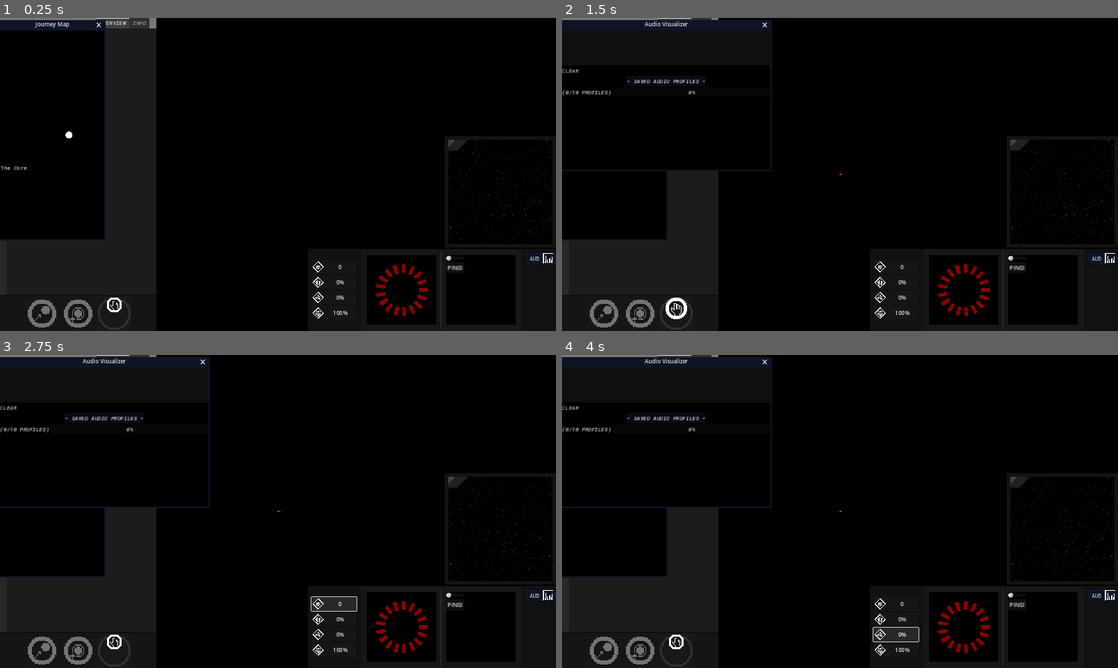
Above: before the commit, frames 1-4 (two rows, left to right).
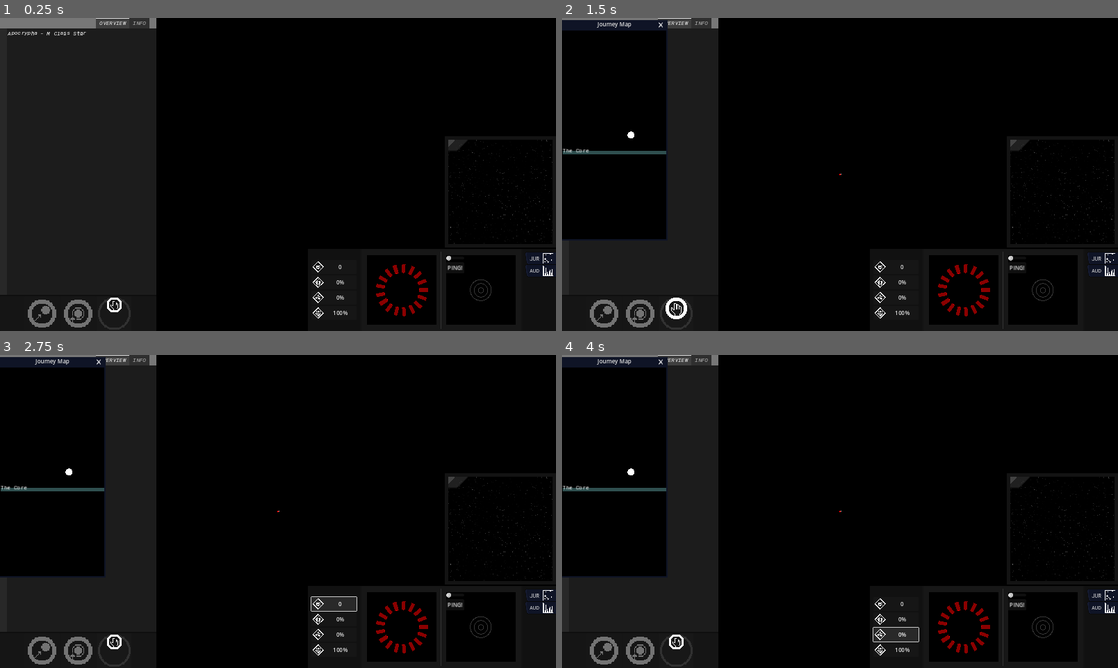
Above: after the commit, the same moments.

Repository: KermitGodFrog/Stellar-Cartography
Game: Godot game, scene res://Scenes/Game Master/gameMaster.tscn
Two runs of this game, one before a commit and one after it. Both use one fixed random seed, a clock stepped at 60 frames per second and the inputs below. Sound files missing from this copy of the repository are replaced by a short silence.
Inputs (mouse positions are in pixels of both pictures, inside the frame that each line leads up to):
- Up to frame 1 (0.25 s): no input
- Up to frame 2 (1.5 s): click (1101, 259) at 0.5 s, where only the run after the commit has a clickable "JUR"; click (678, 312) at 1.25 s
- Up to frame 3 (2.75 s): click "0" at 2 s
- Up to frame 4 (4 s): click "0%" at 2.75 s; click "0%" at 3.5 s

The runs differ from the first frame. In frame 1, 13% of the frame differs, in the area x 0-100%, y 0-91%; in frame 2, 4.1%; in frame 3, 4.1%; in frame 4, 4.1%.

Commit message:
Journey map changes and failure to fix console item error issue.

Diff:
--- a/Scenes/Game/game.gd
+++ b/Scenes/Game/game.gd
@@ -37,6 +37,7 @@
 	audio_visualizer.connect("removeSavedAudioProfile", _on_remove_saved_audio_profile)
 
 	system_map.connect("audioVisualizerPopup", _on_audio_visualizer_popup)
+	system_map.connect("journeyMapPopup", _on_journey_map_popup)
 
 	dialogue_manager.connect("addPlayerValue", _on_add_player_value)
 	dialogue_manager.connect("addPlayerHullStress", _on_add_player_hull_stress)
@@ -481,3 +482,8 @@
 	$station_window.popup()
 	get_tree().paused = true
 	pass
+
+func _on_journey_map_popup():
+	$journey_map_window.popup()
+	_on_add_console_item("Opening journey map.", Color("353535"), 50)
+	pass
--- a/Scenes/Journey Map/journey_map.gd
+++ b/Scenes/Journey Map/journey_map.gd
@@ -4,32 +4,43 @@
 
 var systems_traversed: int = 0
 var systems: Array = []
+var label_font = preload("res://Graphics/Fonts/RobotoMono Medium.ttf")
+var draw_landmarks: Dictionary = {"The Core": 50, "The Frontier": -1500, "The Abyss": -2625, "New Eden": -3325}
 
-var label_font = preload("res://Graphics/Fonts/RobotoMono Medium.ttf")
 
 func _ready():
 	connect("map_updated", _on_map_updated)
 	pass
 
+func _draw():
+	for system in systems:
+		var system_array_pos = systems.rfind(system)
+		if (system_array_pos != 0):
+			draw_dashed_line(system, systems[system_array_pos - 1], Color.GRAY, 7.0, 7.0, true)
+
+	for system in systems:
+		draw_circle(system, 10, Color.WHITE)
+
+
+
+	var lowest_pos = get_viewport_transform().x - get_viewport_transform().origin
+	var highest_pos = get_viewport_transform().x + get_viewport_transform().origin
+
+	for landmark in draw_landmarks:
+		draw_line(Vector2(lowest_pos.x, draw_landmarks.get(landmark)), Vector2(highest_pos.x, draw_landmarks.get(landmark)), Color.DARK_SLATE_GRAY, 10)
+		draw_string(label_font, Vector2(lowest_pos.x,draw_landmarks.get(landmark)), landmark, HORIZONTAL_ALIGNMENT_CENTER, -1, 16)
 
 
 
 
-func _draw():
-	for system in systems:
-		var system_array_pos = systems.rfind(system)
-
-		if (system_array_pos != 0):
-			draw_dashed_line(system, systems[system_array_pos - 1], Color.GRAY, 7.0, 7.0, true)
-
-		draw_circle(system, 10, Color.WHITE)
-
-	var lowest_pos = get_viewport_transform().x - get_viewport_transform().origin
 
 
-	draw_string(label_font, Vector2(lowest_pos.x,100), "The Core", HORIZONTAL_ALIGNMENT_CENTER, -1, 16)
-	draw_string(label_font, Vector2(lowest_pos.x,-1500), "The Frontier", HORIZONTAL_ALIGNMENT_CENTER, -1, 16)
-	draw_string(label_font, Vector2(lowest_pos.x,-2625), "The Abyss", HORIZONTAL_ALIGNMENT_CENTER, -1, 16)
+	#draw_string(label_font, Vector2(lowest_pos.x,50), "The Core", HORIZONTAL_ALIGNMENT_CENTER, -1, 16)
+	#draw_string(label_font, Vector2(lowest_pos.x,-1500), "The Frontier", HORIZONTAL_ALIGNMENT_CENTER, -1, 16)
+	#draw_string(label_font, Vector2(lowest_pos.x,-2625), "The Abyss", HORIZONTAL_ALIGNMENT_CENTER, -1, 16)
+	#draw_string(label_font, Vector2(lowest_pos.x,-3325), "New Eden", HORIZONTAL_ALIGNMENT_CENTER, -1, 16)
+
+
 
 
 	pass
@@ -46,3 +57,14 @@
 	systems.append(Vector2(global_data.get_randi(-100,100), -(systems_traversed * 100)))
 	emit_signal("map_updated")
 	pass
+
+
+
+
+
+
+
+
+func _on_journey_map_window_close_requested():
+	owner.hide()
+	pass
--- a/Scenes/Journey Map/journey_map.tscn
+++ b/Scenes/Journey Map/journey_map.tscn
@@ -9,6 +9,7 @@
 title = "Journey Map"
 position = Vector2i(0, 36)
 size = Vector2i(300, 600)
+visible = false
 theme = ExtResource("1_erjbd")
 
 [node name="journey_map" type="Node2D" parent="."]
@@ -17,3 +18,5 @@
 [node name="camera" type="Camera2D" parent="journey_map"]
 position_smoothing_enabled = true
 script = ExtResource("3_bcqlh")
+
+[connection signal="close_requested" from="." to="journey_map" method="_on_journey_map_window_close_requested"]
--- a/Scenes/Sonar Interface/sonar_interface.tscn
+++ b/Scenes/Sonar Interface/sonar_interface.tscn
@@ -1,6 +1,7 @@
-[gd_scene load_steps=2 format=3 uid="uid://chwm82adl21cm"]
+[gd_scene load_steps=3 format=3 uid="uid://chwm82adl21cm"]
 
 [ext_resource type="Script" path="res://Scenes/Sonar Interface/sonar_interface.gd" id="1_bmylm"]
+[ext_resource type="Texture2D" uid="uid://bu4clhu1rmiwq" path="res://Graphics/sonar_64x.png" id="1_t5fig"]
 
 [node name="sonar_window" type="SubViewport"]
 disable_3d = true
@@ -13,6 +14,8 @@
 anchor_bottom = 1.0
 grow_horizontal = 2
 grow_vertical = 2
+texture = ExtResource("1_t5fig")
+stretch_mode = 3
 
 [node name="sonar_control" type="Control" parent="."]
 layout_mode = 3
--- a/Scenes/System Map/console.gd
+++ b/Scenes/System Map/console.gd
@@ -8,13 +8,19 @@
 	pass
 
 func _physics_process(delta):
-	for item in item_count:
+	var range = range(item_count)
+	if item_count > 0:
+		range.append(0)
+	for item in range:
 		var metadata = get_item_metadata(item)
 		if metadata:
 			set_item_metadata(item, maxi(0, metadata - delta))
 			if get_item_metadata(item) == 0: remove_item(item)
 
-	if item_count < (MAX_ITEM_COUNT + 1):
+
+
+
+	if item_count < (MAX_ITEM_COUNT - 1):
 		if not pending_items.is_empty():
 			var new_item_data = pending_items.front()
 			if new_item_data:
@@ -23,4 +29,6 @@
 				set_item_metadata(new_item, float(new_item_data[2]))
 				set_item_selectable(new_item, false)
 				pending_items.remove_at(0)
+
+	force_update_list_size()
 	pass
--- a/Scenes/System Map/system_map.gd
+++ b/Scenes/System Map/system_map.gd
@@ -8,6 +8,7 @@
 signal lockedBodyDepreciated
 
 signal audioVisualizerPopup
+signal journeyMapPopup
 
 signal DEBUG_REVEAL_ALL_WORMHOLES
 signal DEBUG_REVEAL_ALL_BODIES
@@ -335,3 +336,7 @@
 func _on_audio_visualizer_button_pressed():
 	emit_signal("audioVisualizerPopup")
 	pass
+
+func _on_journey_map_button_pressed():
+	emit_signal("journeyMapPopup")
+	pass
--- a/Scenes/System Map/system_map.tscn
+++ b/Scenes/System Map/system_map.tscn
@@ -23,6 +23,7 @@
 [ext_resource type="AudioStream" uid="uid://cus4xdrnkykve" path="res://Sound/SFX/LIDAR/scanning_2.wav" id="16_7te6b"]
 [ext_resource type="AudioStream" uid="uid://bq0ch8l4q26i" path="res://Sound/SFX/LIDAR/scanning_3.wav" id="17_22n0i"]
 [ext_resource type="AudioStream" uid="uid://cltl3b14h1ute" path="res://Sound/SFX/LIDAR/scanning_4.wav" id="18_nal3x"]
+[ext_resource type="Texture2D" uid="uid://v8qbsjlyp4t3" path="res://Graphics/journey_map_icon.png" id="19_36y85"]
 [ext_resource type="AudioStream" uid="uid://bt7cv0shijpxt" path="res://Sound/SFX/LIDAR/scanning_5.wav" id="19_sbqun"]
 [ext_resource type="AudioStream" uid="uid://c4jdky4e86g8i" path="res://Sound/SFX/LIDAR/scanning_6.wav" id="20_0227f"]
 [ext_resource type="AudioStream" uid="uid://vq7vxfvpd4i0" path="res://Sound/SFX/LIDAR/scanning_7.wav" id="21_xegkg"]
@@ -474,6 +475,14 @@
 layout_mode = 2
 script = ExtResource("9_pw1kh")
 
+[node name="journey_map_button" type="Button" parent="system/camera/canvas/control/scopes_snap_scroll/core_panel_bg/core_panel_scroll/apps_panel/apps_margin/apps_scroll"]
+layout_mode = 2
+theme = ExtResource("8_a7cgy")
+text = "JUR"
+icon = ExtResource("19_36y85")
+clip_text = true
+icon_alignment = 2
+
 [node name="audio_visualizer_button" type="Button" parent="system/camera/canvas/control/scopes_snap_scroll/core_panel_bg/core_panel_scroll/apps_panel/apps_margin/apps_scroll"]
 visible = false
 layout_mode = 2
@@ -494,6 +503,7 @@
 [connection signal="pressed" from="system/camera/canvas/control/tabs/OVERVIEW/actions_panel/actions_scroll/orbit_button" to="system" method="_on_orbit_button_pressed"]
 [connection signal="pressed" from="system/camera/canvas/control/tabs/OVERVIEW/actions_panel/actions_scroll/stop_button" to="system" method="_on_stop_button_pressed"]
 [connection signal="item_selected" from="system/camera/canvas/control/tabs/INFO/picker_panel/picker_margin/picker_scroll/picker_button" to="system" method="_on_picker_button_item_selected"]
+[connection signal="pressed" from="system/camera/canvas/control/scopes_snap_scroll/core_panel_bg/core_panel_scroll/apps_panel/apps_margin/apps_scroll/journey_map_button" to="system" method="_on_journey_map_button_pressed"]
 [connection signal="mouse_entered" from="system/camera/canvas/control/scopes_snap_scroll/core_panel_bg/core_panel_scroll/apps_panel/apps_margin/apps_scroll/audio_visualizer_button" to="system" method="_on_audio_visualizer_button_mouse_entered"]
 [connection signal="mouse_exited" from="system/camera/canvas/control/scopes_snap_scroll/core_panel_bg/core_panel_scroll/apps_panel/apps_margin/apps_scroll/audio_visualizer_button" to="system" method="_on_audio_visualizer_button_mouse_exited"]
 [connection signal="pressed" from="system/camera/canvas/control/scopes_snap_scroll/core_panel_bg/core_panel_scroll/apps_panel/apps_margin/apps_scroll/audio_visualizer_button" to="system" method="_on_audio_visualizer_button_pressed"]
Binary file added: Graphics/journey_map_icon.png
Not shown, added: Graphics/journey_map_icon.png.import
Not shown: 1 places in Scenes/System Map/system_map.tscn that only renumber resources
